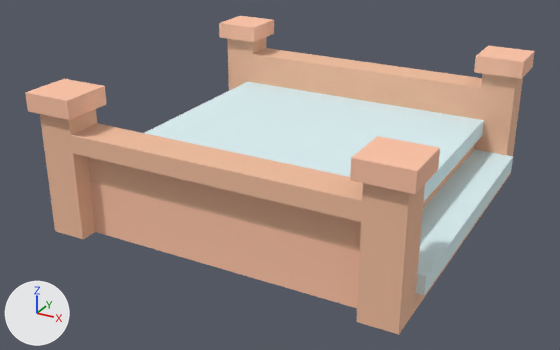
What one commit did to the glTF model public/assets/models/kenney-nature-kit/bridge_wood.glb.
Rendered twice from a 50 mm camera at (0.954, -1.863, 0.949) aimed at (-0.033, -0.068, 0.051). Arrows for +X, +Y and +Z are at lower left; the lights stay in place. The first picture is the older version. Vertices at exactly the same position are counted once.

Names of what the first picture shows: 'bridge_wood'.
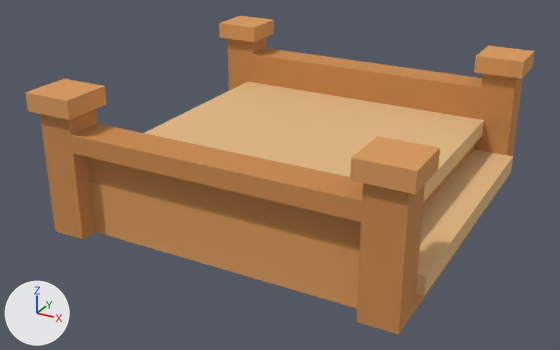
Boxes (x1, y1, x2, y2) around the edits, measured in the pictures (560 x 350 px):
part 1 of me_mesh_bridge_wood, recoloured (beige to orange)
    both: (25, 16, 535, 335)
part 2 of me_mesh_bridge_wood, recoloured (pale blue to beige)
    both: (145, 82, 513, 295)

What changed in the scene script:
```text
Change me_mesh_bridge_wood:
    where me_mesh_bridge_wood.from_pydata(...)  # 112 vertices, 220 faces; spans x -0.52..0.52, y -0.52..0.52, z 0.0..0.4
    used by ob_bridge_wood; location = (0.0, 0.0, -0.05)
    me_mesh_bridge_wood part 1: 186 faces centred in x -0.52..0.52, y -0.52..0.52, z 0.0..0.4 are repainted in the vertex colours; the middle colour goes from beige #f2be9e to orange #c98a4e
    me_mesh_bridge_wood part 2: 34 faces centred in x -0.52..0.52, y -0.4..0.4, z 0.05..0.2 are repainted in the vertex colours; the middle colour goes from pale blue #ddf2f5 to beige #e3b983
```
